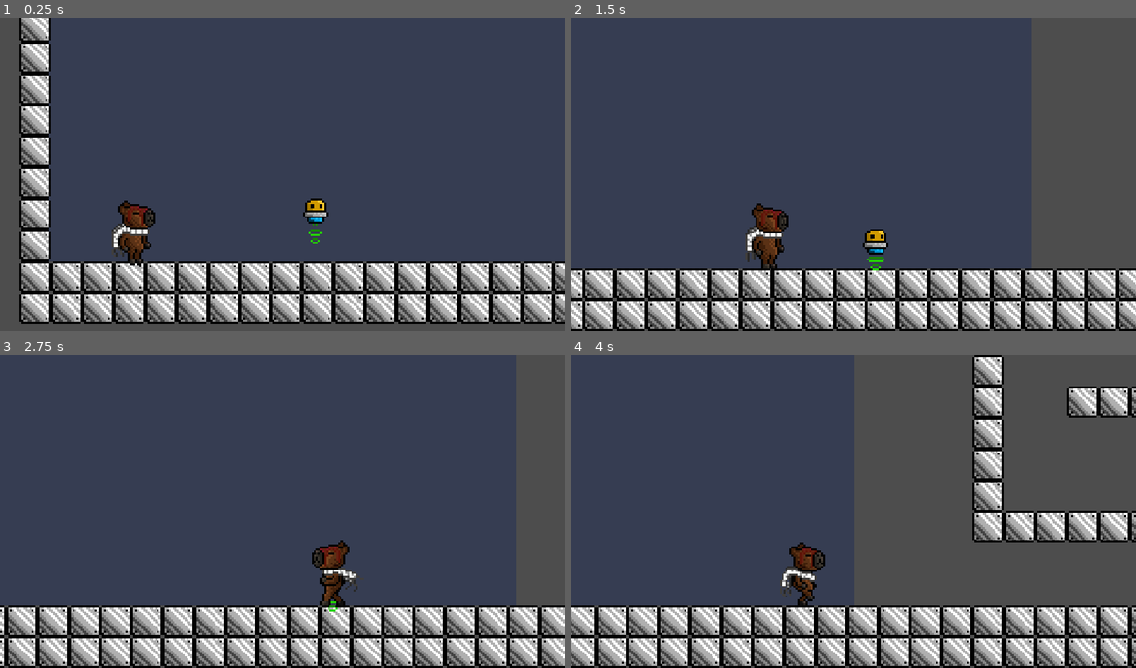
Above: before the commit, frames 1-4 (two rows, left to right).
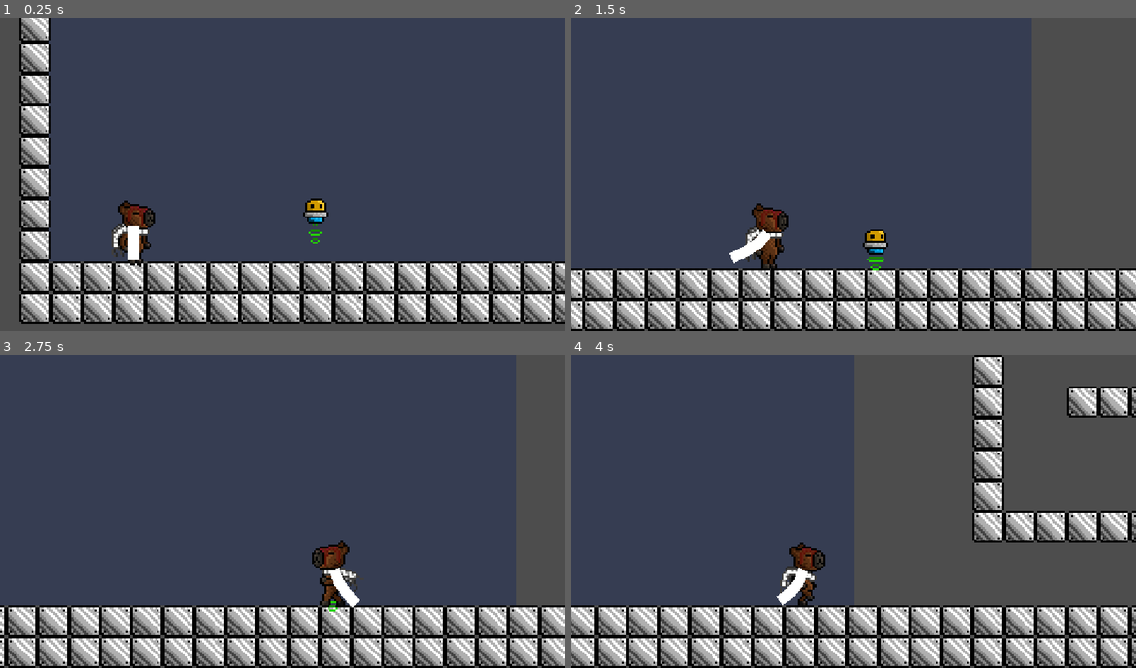
Above: after the commit, the same moments.

Repository: neanthertal-albino/projetos-GODOT-
Game: Godot game, scene res://scenes/node_2d.tscn
Same seed, same stepped clock (60 frames per second), same inputs: the game is played once before the commit and once after it.
Inputs:
- Up to frame 1 (0.25 s): no input
- Up to frame 2 (1.5 s): hold S (ASS_POWER) 0.53-1.28 s; hold D (walk_right) from 0.53 s (still down); tap K (jump) at 0.77 s; tap L (PORRADA) at 1.35 s
- Up to frame 3 (2.75 s): tap K (jump) at 1.52 s; release D (walk_right) at 2.03 s; hold A (walk_left) from 2.03 s (still down); hold J (RUN) from 2.03 s (still down)
- Up to frame 4 (4 s): release A (walk_left) at 2.78 s; release J (RUN) at 2.78 s; hold D (walk_right) from 2.78 s (still down); tap W (plan) at 2.85 s; tap K (jump) at 3.02, 3.77 s; hold S (ASS_POWER) from 3.53 s (still down)

The runs differ from the first frame. In frame 1, 0.2% of the frame differs, in the area x 22-25%, y 66-78%; in frame 2, 0.2%, in the area x 28-36%, y 67-79%; in frame 3, 0.2%; in frame 4, 0.2%.

Commit message:
teste da física do cachecol

Diff:
--- a/capivara-0.0/node_2d.gd
+++ b/capivara-0.0/node_2d.gd
@@ -1,11 +1,11 @@
 extends Node2D
 
+@onready var line = $Line2D
 
-# Called when the node enters the scene tree for the first time.
-func _ready() -> void:
-	pass # Replace with function body.
+func _ready():
 
+	line.width = 20
+	line.default_color = Color.RED
 
-# Called every frame. 'delta' is the elapsed time since the previous frame.
-func _process(delta: float) -> void:
-	print('socorro')
+	line.add_point(Vector2(0,0))
+	line.add_point(Vector2(300,0))
--- a/capivara-0.0/project.godot
+++ b/capivara-0.0/project.godot
@@ -1,3 +1,11 @@
+; Engine configuration file.
+; It's best edited using the editor UI and not directly,
+; since the parameters that go here are not all obvious.
+;
+; Format:
+;   [section] ; section goes between []
+;   param=value ; assign values to parameters
+
 config_version=5
 
 [application]
--- /dev/null
+++ b/capivara-0.0/scenes/cachecol_fisics.gd
@@ -0,0 +1,53 @@
+extends Node2D
+
+@onready var line = $Line2D
+
+var points = []
+
+const SEGMENTS = 4
+
+func _ready():
+
+	line.width = 5
+
+	for i in range(SEGMENTS):
+		points.append(Vector2.ZERO)
+
+func _physics_process(_delta):
+
+	# começo do cachecol
+	points[0] = Vector2(0, -2)
+
+	# física fake
+	for i in range(1, SEGMENTS):
+
+		var target = points[i - 1]
+		var current = points[i]
+
+		# suavização
+		current = current.lerp(target, 0.1)
+
+		# distância fixa
+		var dir = current - target
+
+		var max_distance = 5
+
+		if dir.length() > max_distance:
+			dir = dir.normalized()
+			current = target + dir * max_distance
+
+		points[i] = current
+
+		points[i].y += 1
+
+		# influência da velocidade
+		var vel = get_parent().velocity
+
+		points[i].x -= vel.x * (i * 0.001)
+
+		points[i].y -= vel.y * (i * 0.001)
+
+	line.clear_points()
+
+	for p in points:
+		line.add_point(p)
--- /dev/null
+++ b/capivara-0.0/scenes/node_2d2.tscn
@@ -0,0 +1,11 @@
+[gd_scene load_steps=2 format=3 uid="uid://dje34jxqsjuq3"]
+
+[ext_resource type="Script" uid="uid://dpexyi1p2ae10" path="res://node_2d.gd" id="1_uu4nv"]
+
+[node name="Node2D" type="Node2D"]
+script = ExtResource("1_uu4nv")
+
+[node name="Line2D" type="Line2D" parent="."]
+closed = true
+width = 20.0
+default_color = Color(1, 0, 0, 1)
--- a/capivara-0.0/scenes/player.tscn
+++ b/capivara-0.0/scenes/player.tscn
@@ -6,6 +6,7 @@
 [ext_resource type="Texture2D" uid="uid://ysjva6of34bj" path="res://sprites/Canie-idle.png" id="4_dqkch"]
 [ext_resource type="Texture2D" uid="uid://4vxkmwqc5nsy" path="res://sprites/Canie-walktst2.png" id="5_qlg0r"]
 [ext_resource type="AudioStream" uid="uid://cqefivj5q5aa4" path="res://154684_DarKsidE555___Zero_Resurre.mp3" id="6_tuyoq"]
+[ext_resource type="Script" uid="uid://ci0sjpr1hhc6b" path="res://scenes/cachecol_fisics.gd" id="7_fjrip"]
 
 [sub_resource type="AtlasTexture" id="AtlasTexture_qlg0r"]
 atlas = ExtResource("2_qhqgy")
@@ -238,4 +239,10 @@
 shape = SubResource("RectangleShape2D_fjrip")
 debug_color = Color(0, 0, 0, 0.41960785)
 
+[node name="Node2D" type="Node2D" parent="."]
+scale = Vector2(1.1, 1.1)
+script = ExtResource("7_fjrip")
+
+[node name="Line2D" type="Line2D" parent="Node2D"]
+
 [connection signal="area_entered" from="hurtbox" to="." method="_player_buxa_levou_dano"]
Binary file added: capivara-0.0/New Piskel.png
Not shown, added: capivara-0.0/New Piskel.png.import
Binary file added: capivara-0.0/cachecol_cósmico.png
Not shown, added: capivara-0.0/cachecol_cósmico.png.import
Not shown, added: capivara-0.0/scenes/cachecol_fisics.gd.uid
Not shown: 1 places in capivara-0.0/scenes/player.tscn that only renumber resources
